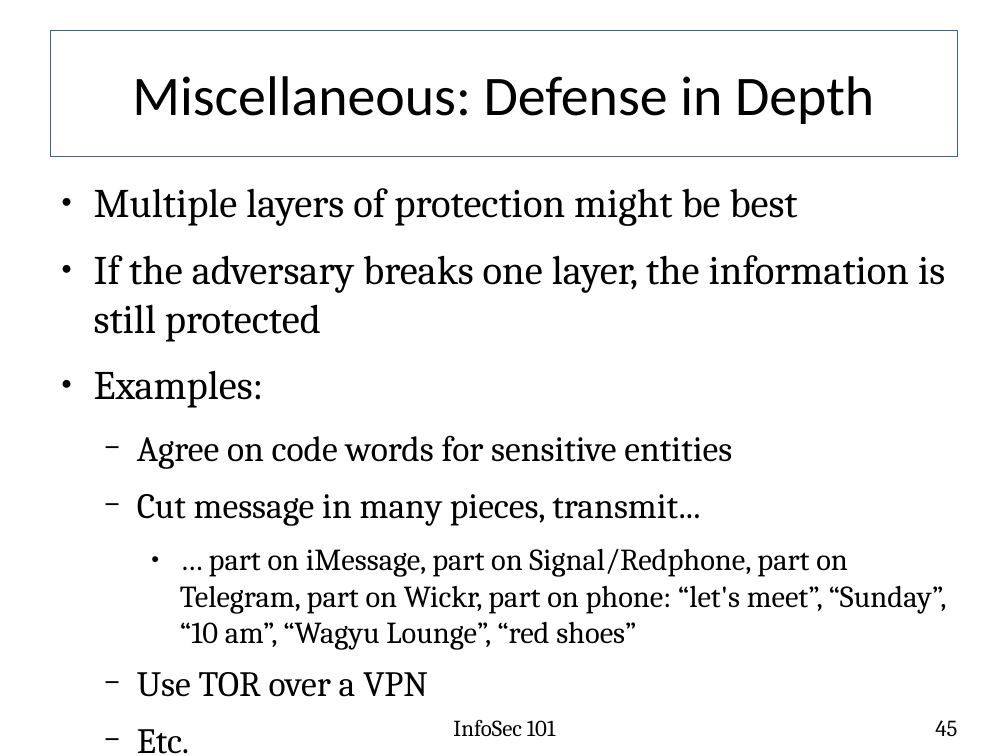
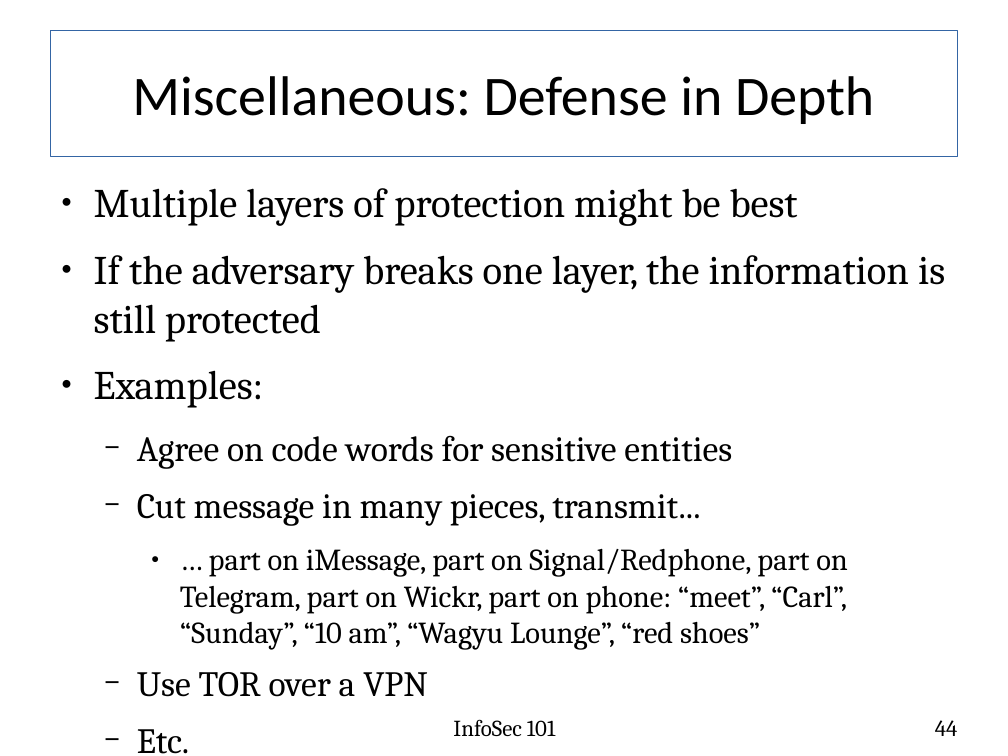
Before and after one commit to fabianlischka/InfoSec101, a slide deck: slide 44 of InfoSec101-Presentation-FCC-2015-02-26.odp (slide 45 before the commit). Drawn at 1008x756 pixels with LibreOffice and Linux fonts; fonts in the diff are those of the drawing. Boxes give left, top, right and bottom in pixels: in the first picture for what was removed or moved away, otherwise in the second. Text is boxed around its words. In the diff, an @@ line names an element or a change of style, - is before the commit and + after.

Commit message:
incorporate some Telegram feedback, shorten, v0.92

```diff
--- a/InfoSec101-Presentation-FCC-2015-02-26.odp
+++ b/InfoSec101-Presentation-FCC-2015-02-26.odp
@@ text at (x1=180, y1=549, x2=848, y2=650): text changed @@
-    ● … part on iMessage, part on Signal/Redphone, part on Telegram, part on Wickr, part on phone: “let's meet”, “Sunday”, “10 am”, “Wagyu Lounge”, “red shoes”
+    ● … part on iMessage, part on Signal/Redphone, part on Telegram, part on Wickr, part on phone: “meet”, “Carl”, “Sunday”, “10 am”, “Wagyu Lounge”, “red shoes”
@@ page number at (x1=935, y1=720, x2=957, y2=736): text changed @@
-45
+44
```
Also in this commit, not shown: 22 other slides changed, 1 slide removed.
